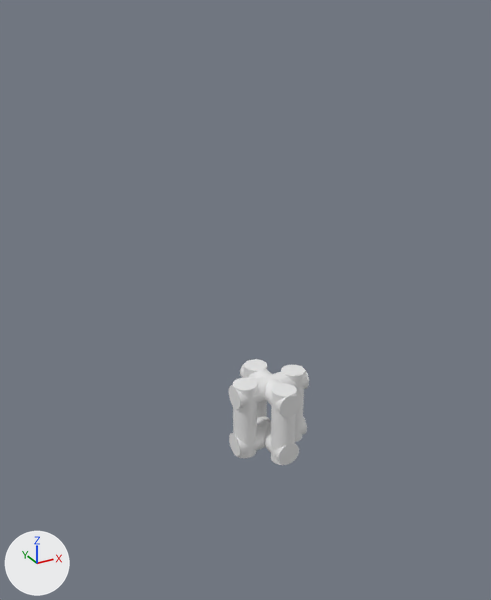
A saved change to the Blender file Scaler.example.blend.
The view is the same before and after, from a 50 mm camera at (-7.68, -12.72, 10.31) aimed at (-0.68, 0.0, 3.94). Every picture has the same lights, and +X, +Y and +Z are marked at lower left.
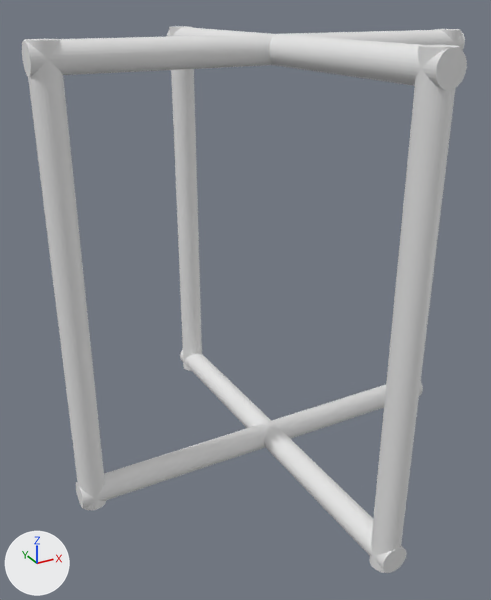
Location of each change, (x1, y1, x2, y2) in pixels of the pictures (491 x 600 px):
'Cylinder', moved, rescaled (244% wider, 537% taller)
    before: (271, 383, 297, 465)
    after: (369, 45, 461, 573)
'Cylinder.007', moved, rescaled (232% wider, 483% taller)
    before: (233, 378, 257, 458)
    after: (25, 39, 107, 510)
'Cylinder.005', moved, rescaled
    before: (229, 370, 309, 409)
    after: (22, 30, 465, 77)
'Cylinder.003', moved, rescaled (385% wider, 19% taller)
    before: (240, 364, 301, 417)
    after: (167, 27, 467, 90)
'Cylinder.004', rescaled (341% wider, 207% taller)
    before: (229, 416, 307, 456)
    after: (76, 383, 423, 508)
'Cylinder.002', moved, rescaled
    before: (244, 359, 267, 418)
    after: (169, 26, 202, 371)
'Cylinder.001', rescaled
    before: (257, 415, 299, 465)
    after: (180, 349, 407, 573)
'Cylinder.006', moved, rescaled
    before: (281, 364, 305, 442)
    after: (434, 29, 461, 46)

Patch to the scene script:
```diff
--- a/Scaler.example.blend.py
+++ b/Scaler.example.blend.py
@@ ob_cylinder @@
 ob_cylinder = bpy.data.objects.new('Cylinder', me_cylinder)
-ob_cylinder.location = (0.0, -0.7, 0.7)
-ob_cylinder.scale = (0.3, 0.3, 1.0)
+ob_cylinder.location = (0.0, -4.7, 4.7)
+ob_cylinder.scale = (0.3, 0.3, 5.0)
@@ ob_cylinder_001 @@
 ob_cylinder_001.rotation_euler = (1.571, 0.0, 0.0)  # degrees (90, 0, 0)
-ob_cylinder_001.scale = (0.3, 0.3, 1.0)
+ob_cylinder_001.scale = (0.3, 0.3, 5.0)
@@ ob_cylinder_002 @@
 ob_cylinder_002 = bpy.data.objects.new('Cylinder.002', me_cylinder_002)
-ob_cylinder_002.location = (0.0, 0.7, 0.7)
-ob_cylinder_002.scale = (0.3, 0.3, 1.0)
+ob_cylinder_002.location = (0.0, 4.7, 4.7)
+ob_cylinder_002.scale = (0.3, 0.3, 5.0)
@@ ob_cylinder_003 @@
 ob_cylinder_003 = bpy.data.objects.new('Cylinder.003', me_cylinder_003)
-ob_cylinder_003.location = (0.0, 0.0, 1.4)
+ob_cylinder_003.location = (0.0, 0.0, 9.4)
 ob_cylinder_003.rotation_euler = (1.571, 0.0, 0.0)  # degrees (90, 0, 0)
-ob_cylinder_003.scale = (0.3, 0.3, 1.0)
+ob_cylinder_003.scale = (0.3, 0.3, 5.0)
@@ ob_cylinder_004 @@
 ob_cylinder_004.rotation_euler = (1.571, 0.0, 1.571)  # degrees (90, 0, 90)
-ob_cylinder_004.scale = (0.3, 0.3, 1.0)
+ob_cylinder_004.scale = (0.3, 0.3, 5.0)
@@ ob_cylinder_005 @@
 ob_cylinder_005 = bpy.data.objects.new('Cylinder.005', me_cylinder_005)
-ob_cylinder_005.location = (0.0, 0.0, 1.4)
+ob_cylinder_005.location = (0.0, 0.0, 9.4)
 ob_cylinder_005.rotation_euler = (1.571, 0.0, 1.571)  # degrees (90, 0, 90)
-ob_cylinder_005.scale = (0.3, 0.3, 1.0)
+ob_cylinder_005.scale = (0.3, 0.3, 5.0)
@@ ob_cylinder_006 @@
 ob_cylinder_006 = bpy.data.objects.new('Cylinder.006', me_cylinder_006)
-ob_cylinder_006.location = (0.7, 0.0, 0.7)
-ob_cylinder_006.scale = (0.3, 0.3, 1.0)
+ob_cylinder_006.location = (4.7, 0.0, 4.7)
+ob_cylinder_006.scale = (0.3, 0.3, 5.0)
@@ ob_cylinder_007 @@
 ob_cylinder_007 = bpy.data.objects.new('Cylinder.007', me_cylinder_007)
-ob_cylinder_007.location = (-0.7, 0.0, 0.7)
-ob_cylinder_007.scale = (0.3, 0.3, 1.0)
+ob_cylinder_007.location = (-4.7, 0.0, 4.7)
+ob_cylinder_007.scale = (0.3, 0.3, 5.0)
```
